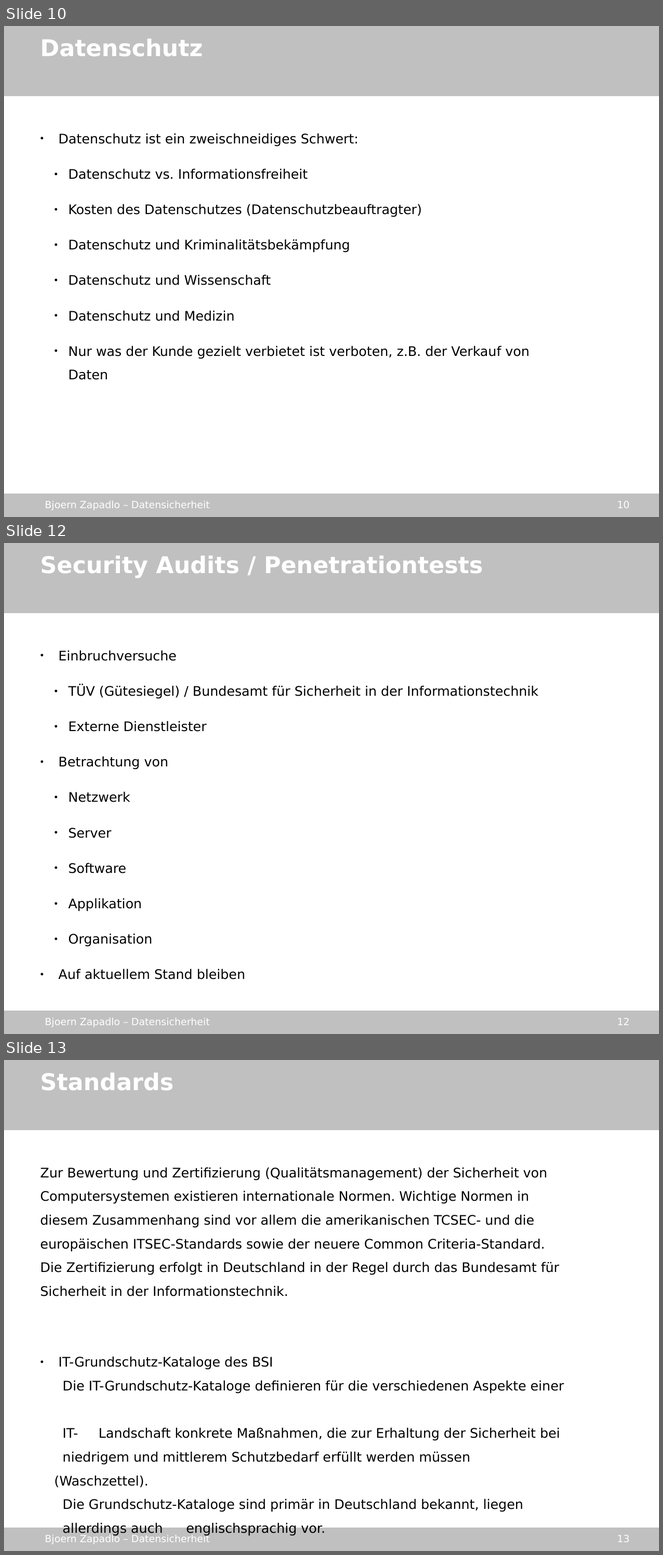
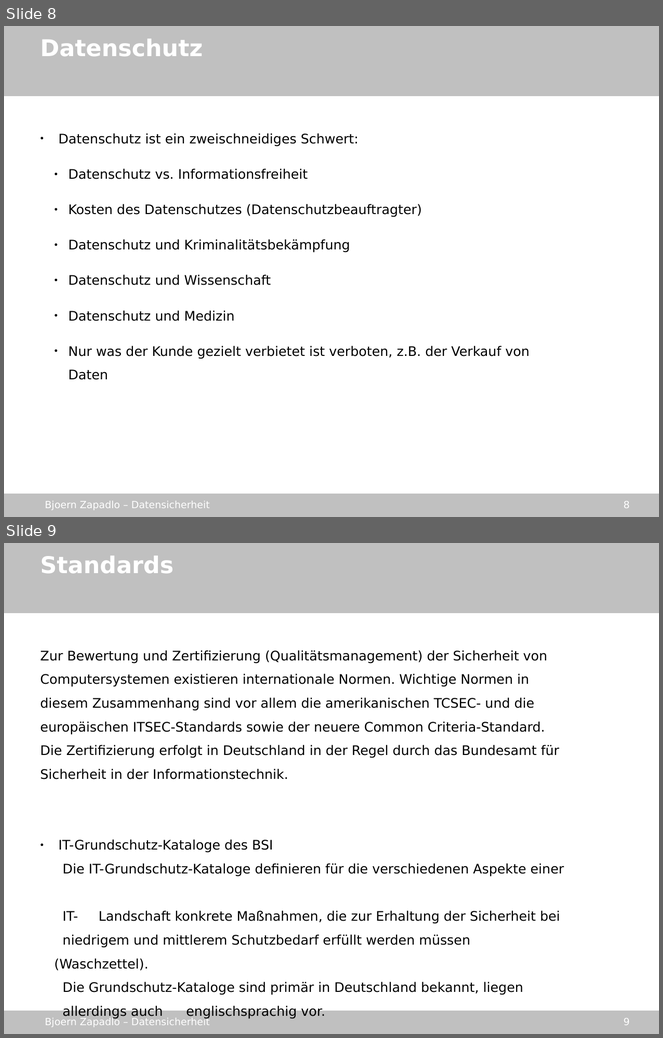
Before and after one commit to gmb2012/sae-datasecurity, a slide deck: stuff/datensicherheit_sae.odp. Shown one above the other, each under a label of ours: slides 10, 12 and 13 before the commit, slides 8 and 9 after it; the slides between them are not shown. The pictures are 663x1555 and 663x1038 pixels, drawn with LibreOffice and Linux fonts; fonts in the diff are those of the drawing; background and template pictures are left out. Boxes give left, top, right and bottom in pixels: in the first picture for what was removed or moved away, otherwise in the second. Text is boxed around its words. In the diff, an @@ line names an element or a change of style, - is before the commit and + after.

```diff
--- a/stuff/datensicherheit_sae.odp
+++ b/stuff/datensicherheit_sae.odp
@@ slide 12 removed at (4, 543, 659, 1034), background picture (left out); not listed: 4 template elements that a slide beside it also shows @@
@@ text removed at (40, 555, 483, 578) @@
-Security Audits / Penetrationtests
@@ text removed at (59, 650, 539, 980) @@
-● Einbruchversuche
-  ● TÜV (Gütesiegel) / Bundesamt für Sicherheit in der Informationstechnik
-  ● Externe Dienstleister
-● Betrachtung von
-  ● Netzwerk
-  ● Server
-  ● Software
-  ● Applikation
-  ● Organisation
-● Auf aktuellem Stand bleiben
@@ what was slide 10 is now slide 8 @@
@@ page number at (624, 501, 630, 509): text changed @@
-10
+8
@@ what was slide 13 is now slide 9 @@
@@ page number at (624, 1018, 630, 1026): text changed @@
-13
+9
```
Also in this commit, not shown: 4 other slides removed, 1 other file.
